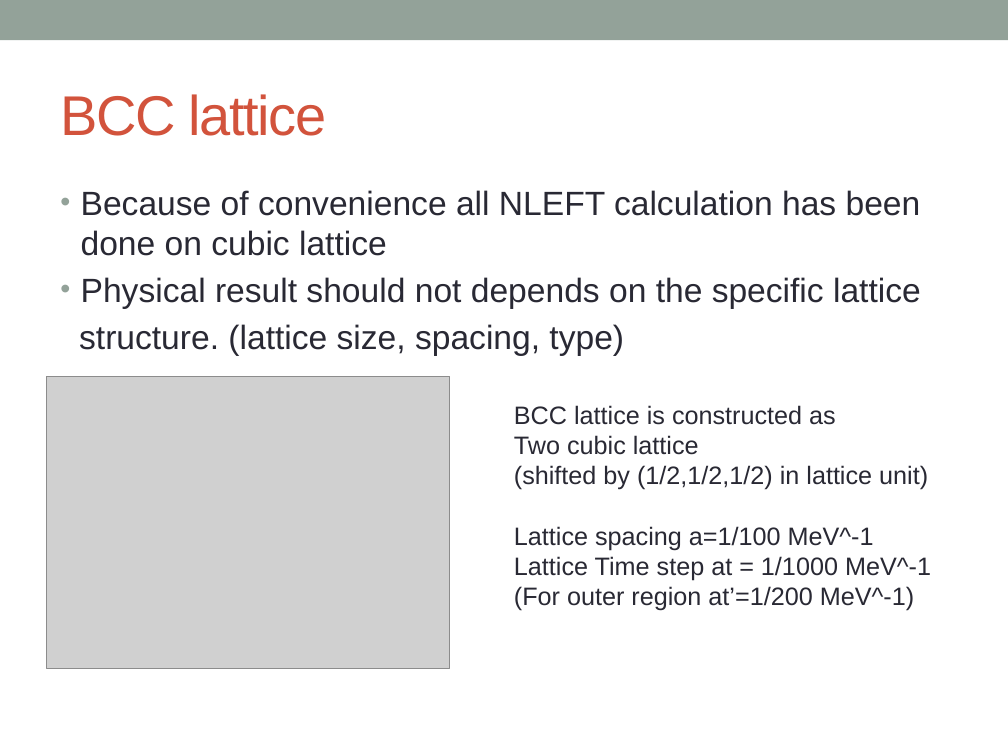
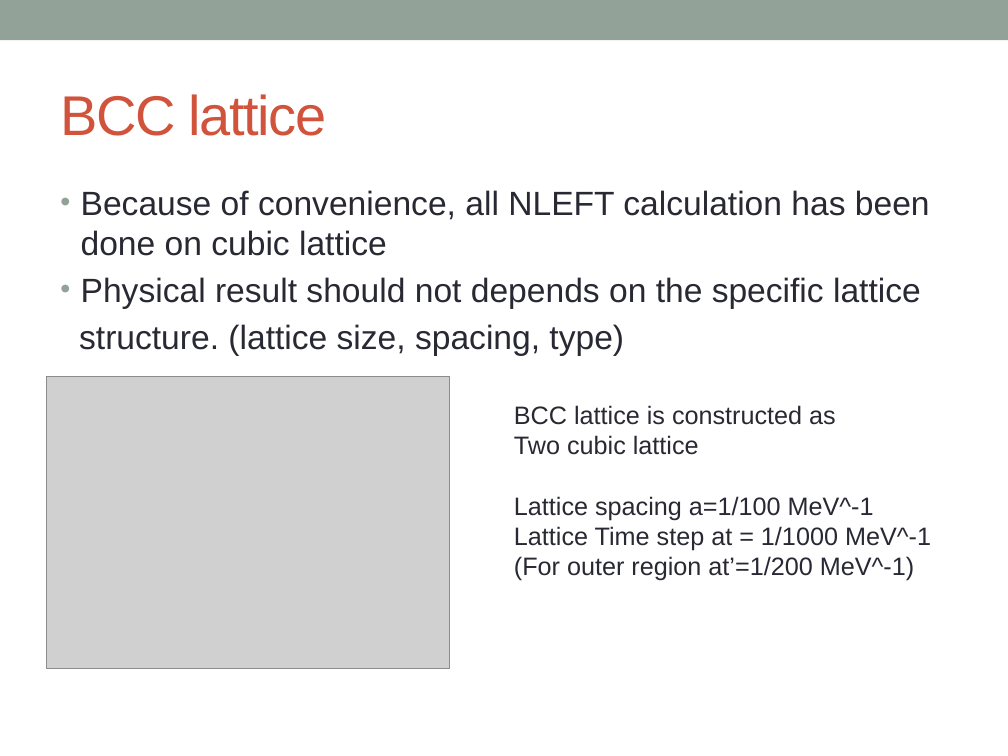
Before and after one commit to alphacentaury-github/NPSS2020, a slide deck: slide 24 of 20200928_송영호_연세대.pptx (slide 12 before the commit). Drawn at 1008x756 pixels with LibreOffice and Linux fonts; fonts in the diff are those of the drawing; grey boxes stand for pictures. Boxes give left, top, right and bottom in pixels: in the first picture for what was removed or moved away, otherwise in the second. Text is boxed around its words. In the diff, an @@ line names an element or a change of style, - is before the commit and + after.

```diff
--- a/20200928_송영호_연세대.pptx
+++ b/20200928_송영호_연세대.pptx
@@ text at (81,190,930,256): text changed @@
-• Because of convenience all NLEFT calculation has been done on cubic lattice
+• Because of convenience, all NLEFT calculation has been done on cubic lattice
@@ text at (514,465,928,490): paragraph removed @@
-(shifted by (1/2,1/2,1/2) in lattice unit)
```
Also in this commit, not shown: 5 other slides changed, 14 slides added, 2 slides removed.
